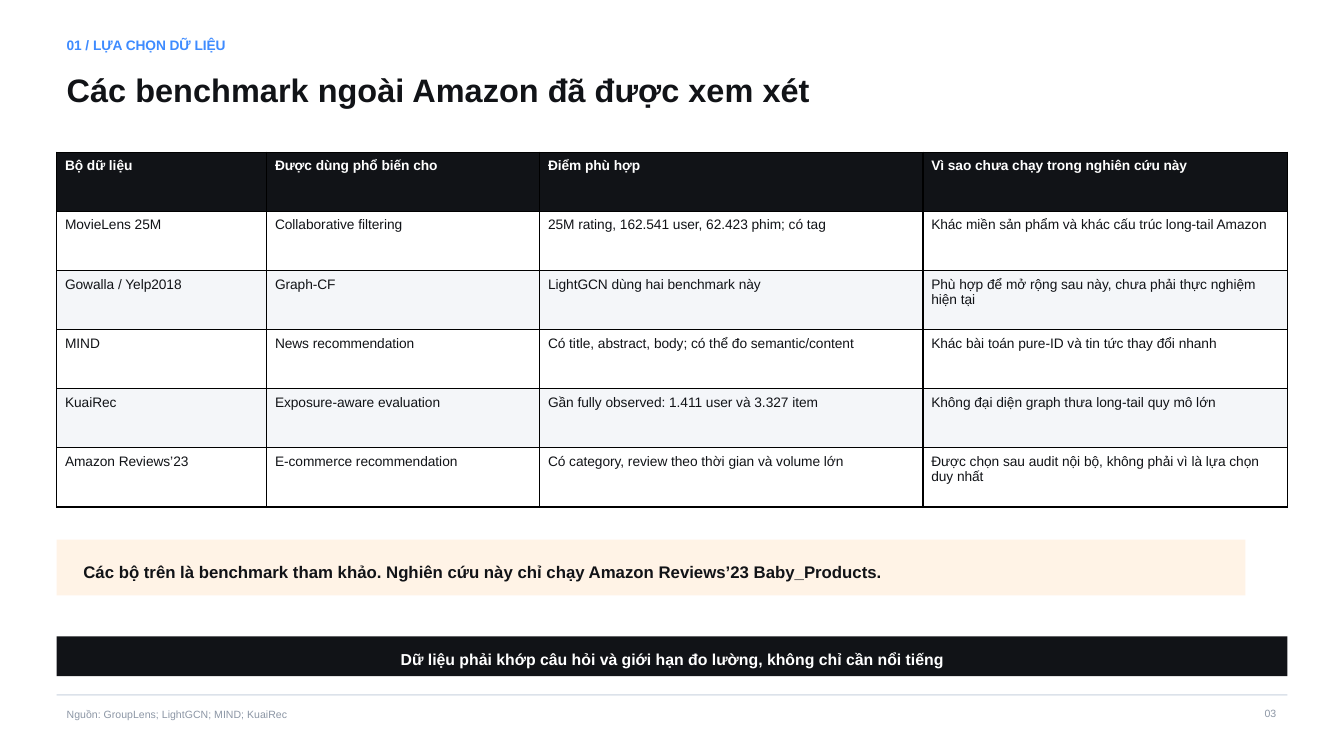
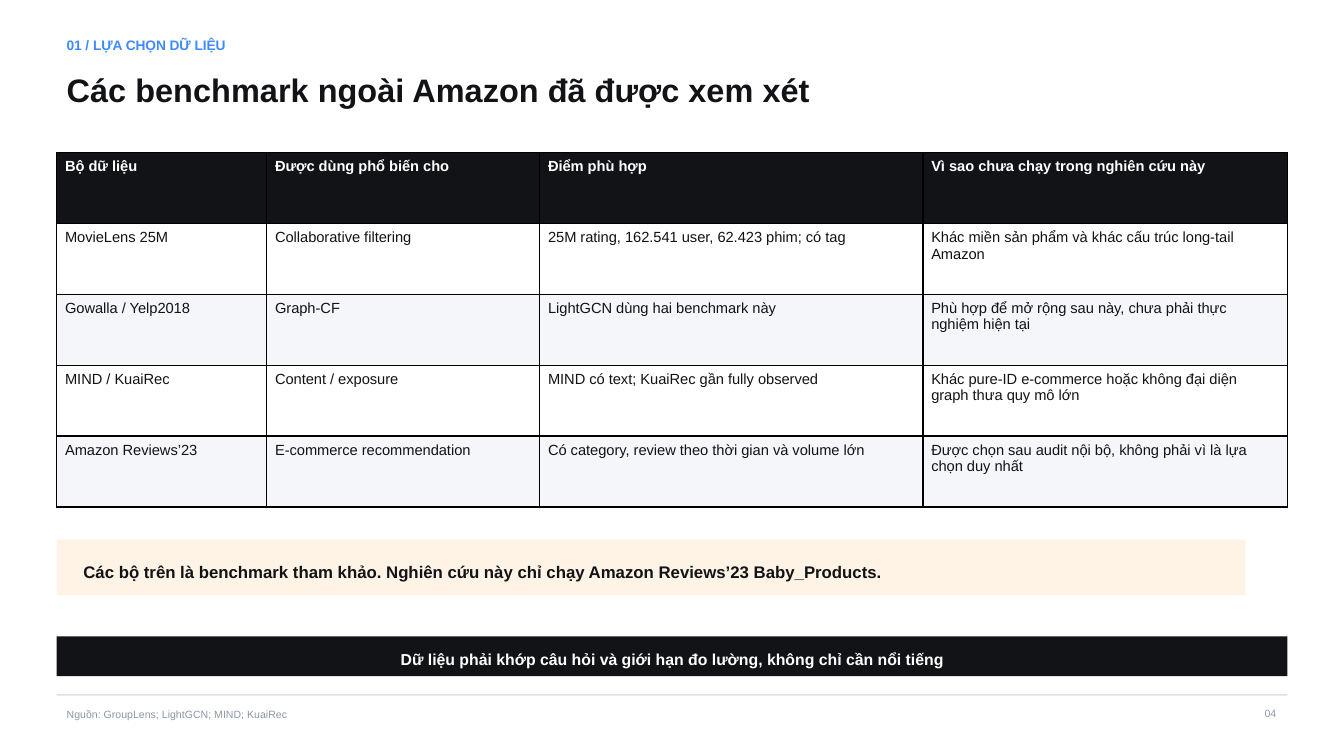
Before and after one commit to vanxuanty95/Ratruong, a slide deck: slide 4 of Do An/05_slides/THESIS_PRESENTATION_vn.pptx (slide 3 before the commit). Drawn at 1344x756 pixels with LibreOffice and Linux fonts; fonts in the diff are those of the drawing. Boxes give left, top, right and bottom in pixels: in the first picture for what was removed or moved away, otherwise in the second. Text is boxed around its words. In the diff, an @@ line names an element or a change of style, - is before the commit and + after.

```diff
--- a/Do An/05_slides/THESIS_PRESENTATION_vn.pptx
+++ b/Do An/05_slides/THESIS_PRESENTATION_vn.pptx
@@ table at (x1=56, y1=152, x2=1287, y2=507) @@
-row 4: MIND | News recommendation | Có title, abstract, body; có thể đo semantic/content | Khác bài toán pure-ID và tin tức thay đổi nhanh
-row 5: KuaiRec | Exposure-aware evaluation | Gần fully observed: 1.411 user và 3.327 item | Không đại diện graph thưa long-tail quy mô lớn
+row 4: MIND / KuaiRec | Content / exposure | MIND có text; KuaiRec gần fully observed | Khác pure-ID e-commerce hoặc không đại diện graph thưa quy mô lớn
@@ text at (x1=1265, y1=710, x2=1277, y2=717): text changed @@
-03
+04
```
Also in this commit, not shown: 15 other slides changed, 3 slides added, 4 other files.
